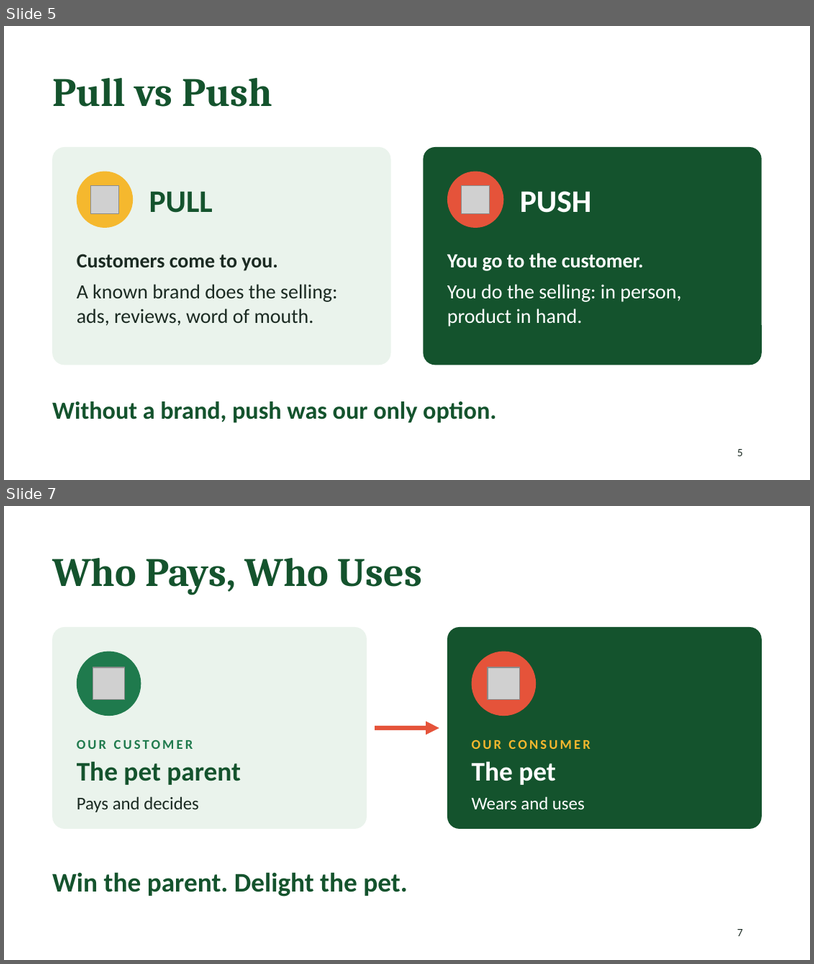
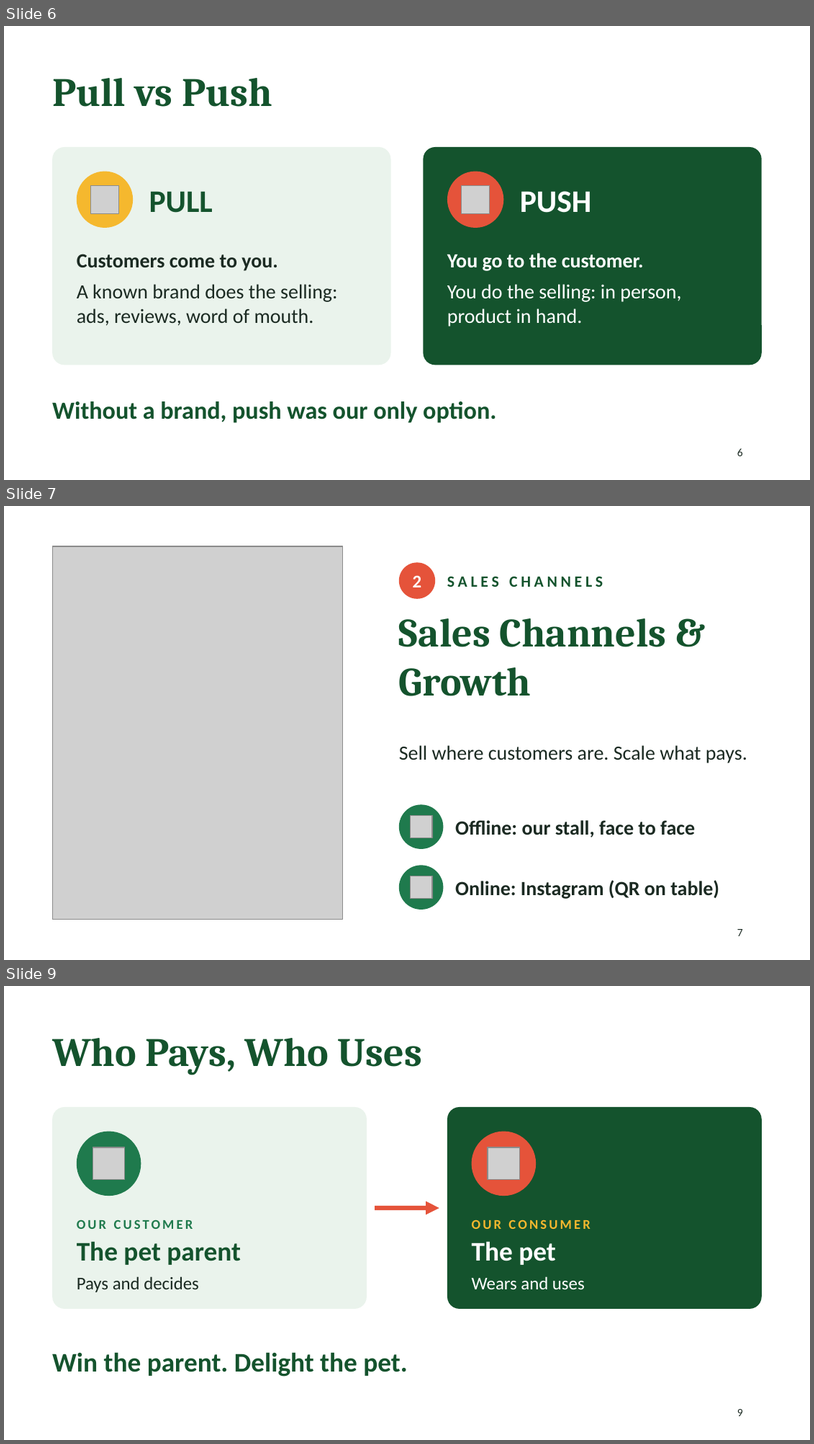
Before and after one commit to geetikamehta-aspora/aspora-social, a slide deck: d2c-lecture/D2C_Lecture.pptx. Shown one above the other, each under a label of ours: slides 5 and 7 before the commit, slides 6, 7 and 9 after it; the slides between them are not shown. The pictures are 814x964 and 814x1444 pixels, drawn with LibreOffice and Linux fonts; fonts in the diff are those of the drawing; grey boxes stand for pictures. Boxes give left, top, right and bottom in pixels: in the first picture for what was removed or moved away, otherwise in the second. Text is boxed around its words. In the diff, an @@ line names an element or a change of style, - is before the commit and + after.

```diff
--- a/d2c-lecture/D2C_Lecture.pptx
+++ b/d2c-lecture/D2C_Lecture.pptx
@@ slide 7 added at <box>4,506,810,960</box>, background #FFFFFF @@
@@ picture added at <box>52,546,342,919</box> @@
@@ ellipse added at <box>399,562,435,599</box>, fill #E5533A, 16 pt, text #FFFFFF, bold @@
+2
@@ text added at <box>448,576,603,587</box>, 14 pt, text #14532D, bold @@
+SALES CHANNELS
@@ title added at <box>399,618,666,696</box>, 36 pt, text #14532D, bold @@
+Sales Channels & Growth
@@ text added at <box>399,745,748,763</box>, 18 pt, text #1B2A22 @@
+Sell where customers are. Scale what pays.
@@ ellipse added at <box>399,804,443,849</box>, fill #1F7A4D @@
@@ picture added at <box>410,816,433,838</box> @@
@@ text added at <box>455,820,695,837</box>, 18 pt, text #1B2A22, bold @@
+Offline: our stall, face to face
@@ ellipse added at <box>399,865,443,909</box>, fill #1F7A4D @@
@@ picture added at <box>410,876,433,898</box> @@
@@ text added at <box>455,880,720,898</box>, 18 pt, text #1B2A22, bold @@
+Online: Instagram (QR on table)
@@ page number added at <box>738,929,743,936</box>, 10 pt, text #1B2A22 @@
+7
@@ what was slide 5 is now slide 6 @@
@@ page number at <box>738,448,743,456</box>: text changed @@
-5
+6
@@ what was slide 7 is now slide 9 @@
@@ page number at <box>738,1409,743,1416</box>: text changed @@
-7
+9
```
Also in this commit, not shown: 5 slides changed, 4 other slides added, 1 slide removed.
